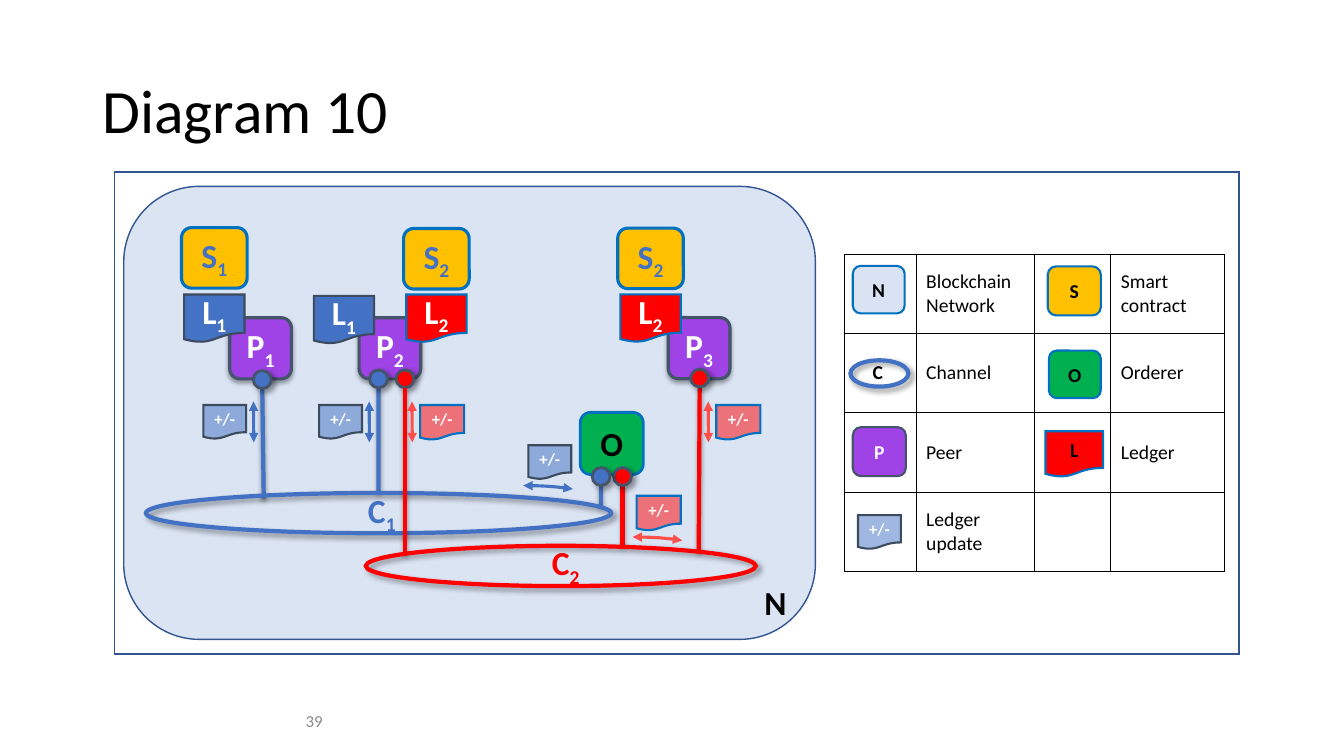
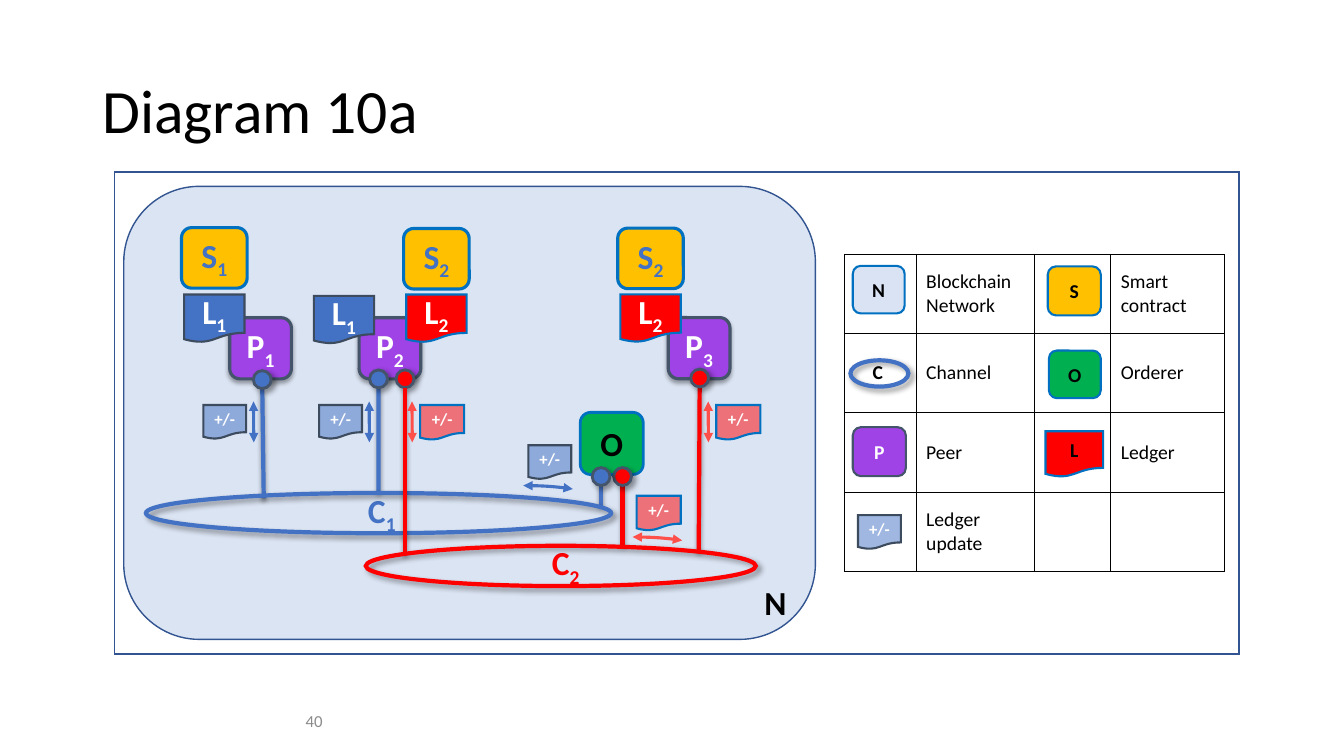
Before and after one commit to FabricTOC/FabricTOC, a slide deck: slide 40 of docs/OtherSourceMaterial/Diagrams.pptx (slide 39 before the commit). Drawn at 1344x756 pixels with LibreOffice and Linux fonts; fonts in the diff are those of the drawing. Boxes give left, top, right and bottom in pixels: in the first picture for what was removed or moved away, otherwise in the second. Text is boxed around its words. In the diff, an @@ line names an element or a change of style, - is before the commit and + after.

```diff
--- a/docs/OtherSourceMaterial/Diagrams.pptx
+++ b/docs/OtherSourceMaterial/Diagrams.pptx
@@ title at box(102, 90, 418, 144): text changed @@
-Diagram 10
+Diagram 10a
@@ page number at box(306, 716, 323, 727): text changed @@
-39
+40
```
Also in this commit, not shown: 4 other slides changed, 2 slides added, 1 slide removed, 6 other files.
